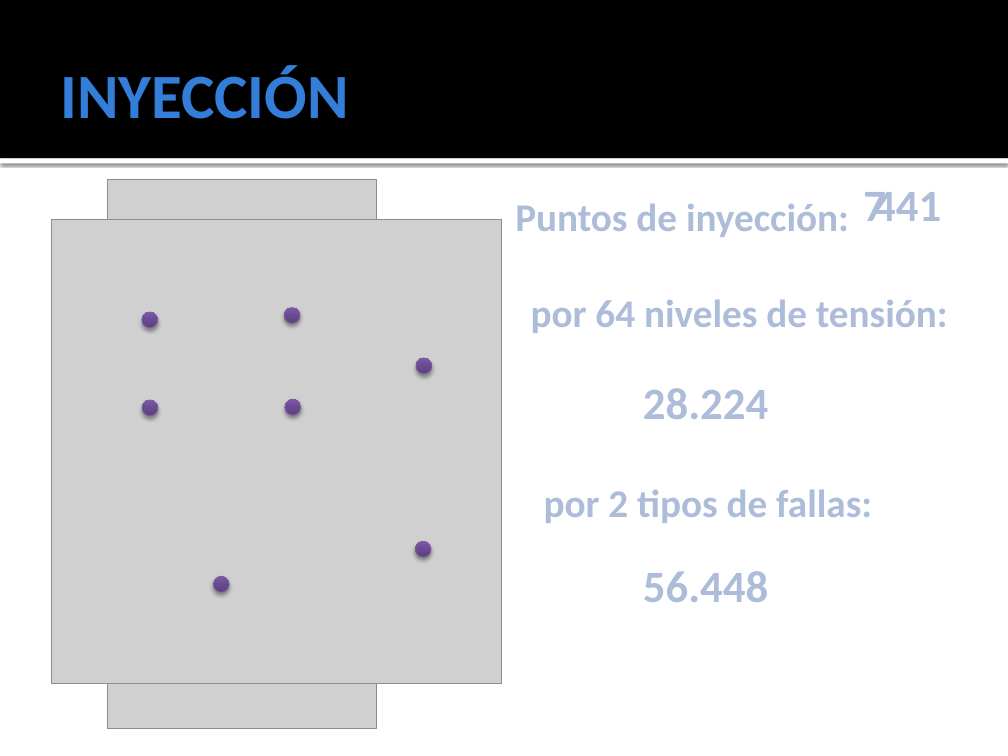
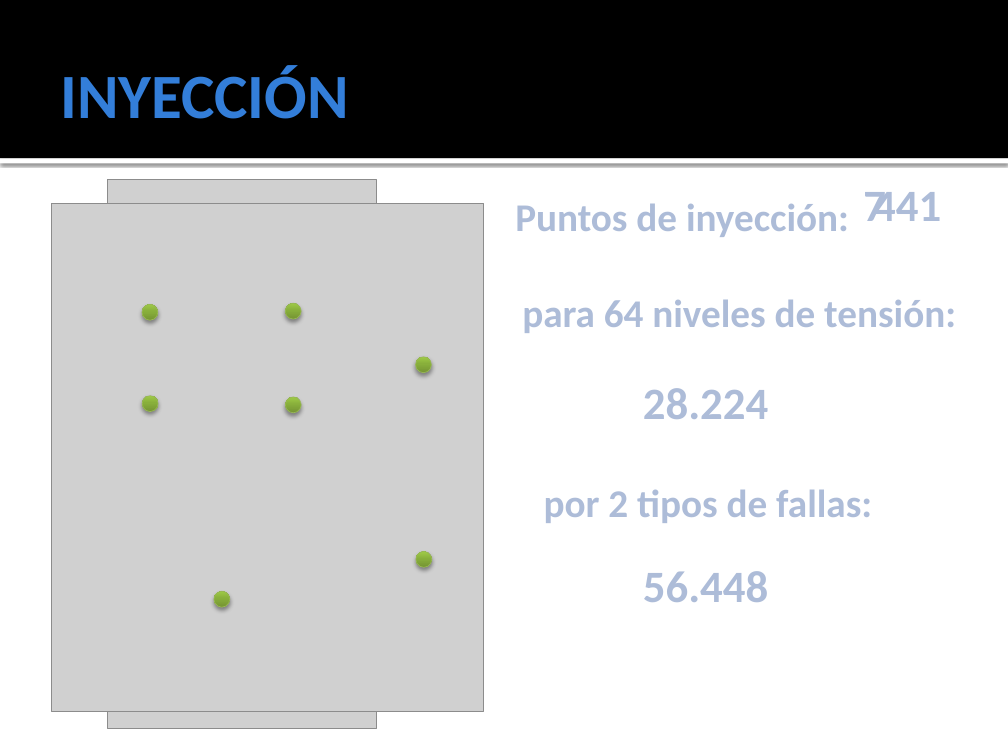
Before and after one commit to ginotkj/fiocs, a slide deck: slide 13 of Documentation/Documentacion/PRESENTACION_FACU.pptx. Drawn at 1008x756 pixels with LibreOffice and Linux fonts; fonts in the diff are those of the drawing; grey boxes stand for pictures. Boxes give left, top, right and bottom in pixels: in the first picture for what was removed or moved away, otherwise in the second. Text is boxed around its words. In the diff, an @@ line names an element or a change of style, - is before the commit and + after.

```diff
--- a/Documentation/Documentacion/PRESENTACION_FACU.pptx
+++ b/Documentation/Documentacion/PRESENTACION_FACU.pptx
@@ picture: place and size @@
-picture at [51, 220, 501, 684]
+picture at [51, 204, 484, 712]
@@ text at [522, 299, 956, 333]: text changed @@
-por 64 niveles de tensión:
+para 64 niveles de tensión:
@@ 3 ellipses: place and size @@
-3 ellipses at [142, 307, 300, 416]
+3 ellipses at [142, 303, 301, 412]
@@ ellipse: place and size @@
-ellipse at [415, 541, 431, 557]
+ellipse at [416, 551, 432, 568]
@@ fill gradient #5C407E to #6C4B94 to #7E58AC to gradient #759433 to #89AF3C to #A0CB46; outline #7D60A0 0.5 pt to #98B955 0.5 pt in 7 elements at [415, 357, 431, 373], [285, 397, 301, 413], [142, 396, 158, 412], [285, 303, 301, 320], [142, 304, 158, 321], [416, 551, 432, 568], [214, 592, 230, 608] @@
@@ ellipse: place and size @@
-ellipse at [214, 577, 230, 593]
+ellipse at [214, 592, 230, 608]
```
Also in this commit, not shown: 2 other slides changed, 4 slides added, 1 slide removed.
